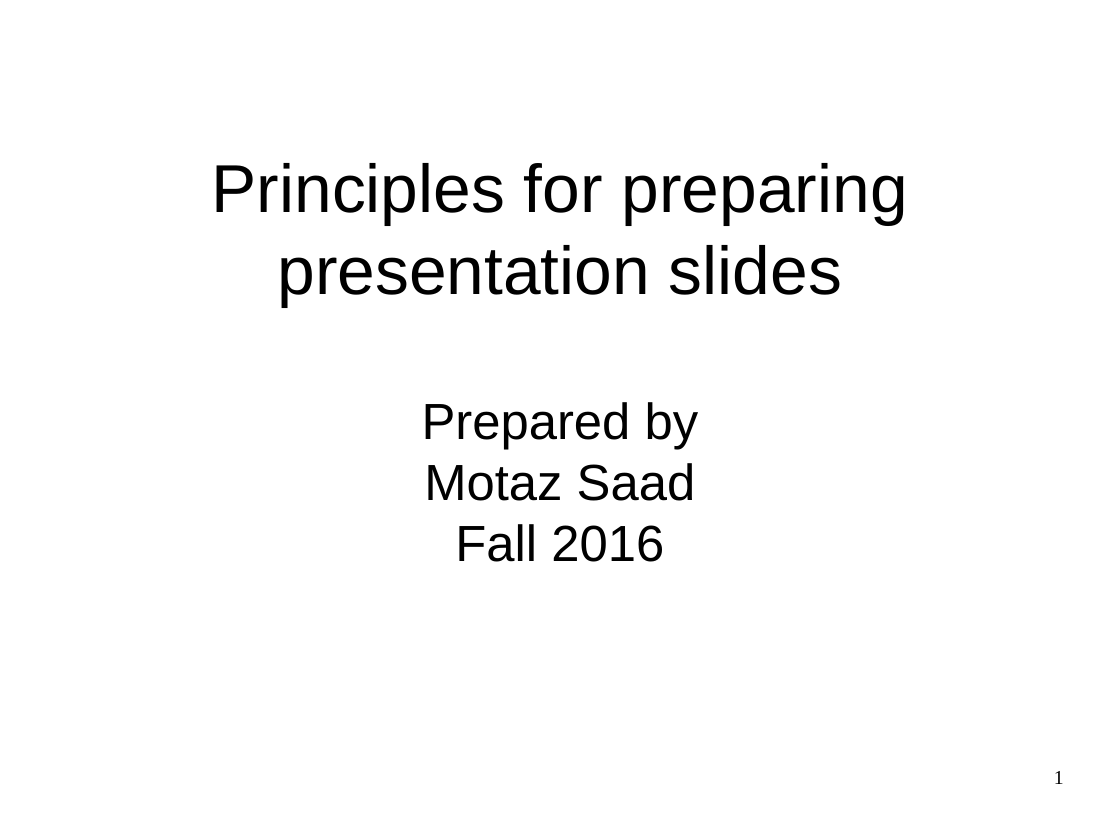
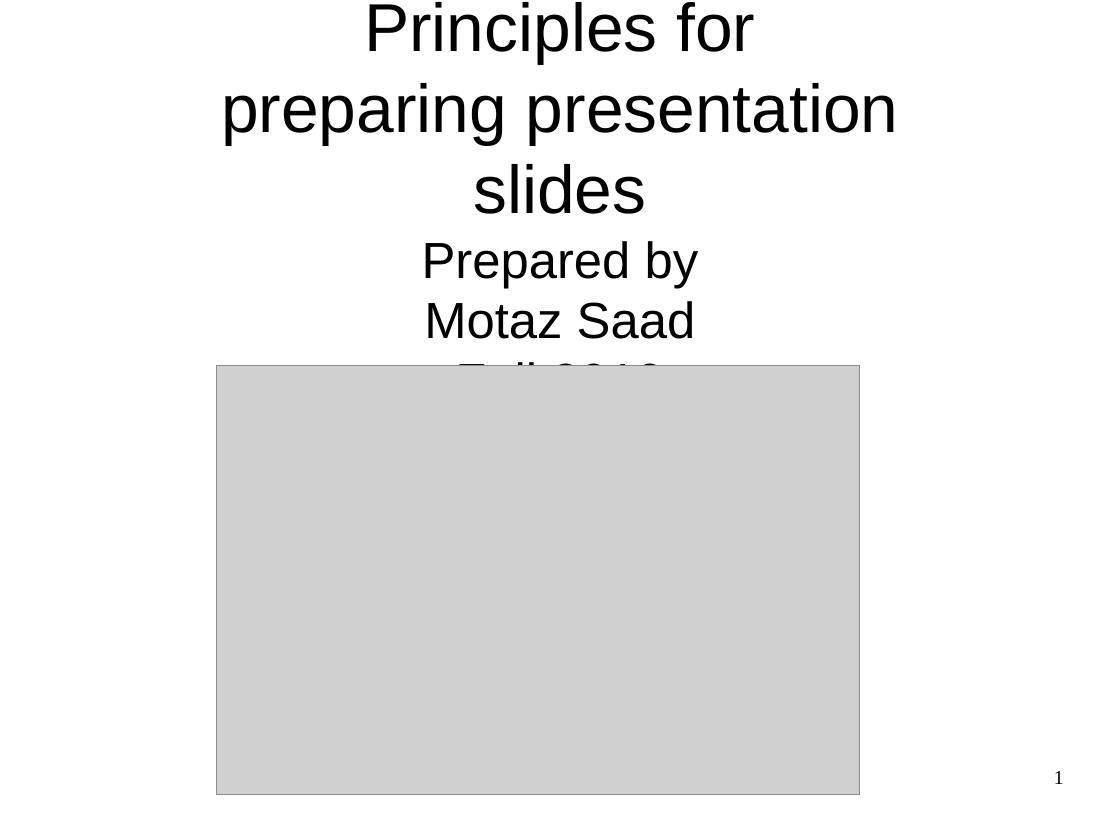
Before and after one commit to motazsaad/graduation-research, a slide deck: slide 1 of odp/03 Principles for preparing slides.odp. Drawn at 1120x840 pixels with LibreOffice and Linux fonts; fonts in the diff are those of the drawing; grey boxes stand for pictures. Boxes give left, top, right and bottom in pixels: in the first picture for what was removed or moved away, otherwise in the second. Text is boxed around its words. In the diff, an @@ line names an element or a change of style, - is before the commit and + after.

Commit message:
update presentation slides

```diff
--- a/odp/03 Principles for preparing slides.odp
+++ b/odp/03 Principles for preparing slides.odp
@@ subtitle "Principles for preparing presentation slides": place and size @@
-subtitle "Principles for preparing presentation slides" at (212, 163, 908, 562)
+subtitle "Principles for preparing presentation slides" at (221, 2, 899, 366)
@@ subtitle at (455, 359, 664, 366): text changed @@
-Fall 2016
+Fall 2019
@@ picture added at (216, 366, 860, 795) @@
```
Also in this commit, not shown: 1 slide added.
